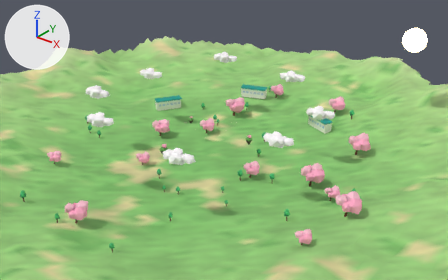
Before and after pictures for a commit that changed the glTF model public/models/env_care.glb.
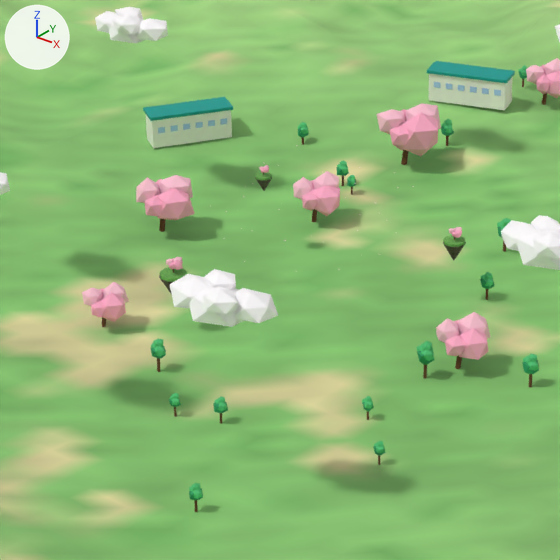
Each version is shown whole from a 50 mm lens placed at (85.7, -100.3, 62.4), pointed at (5.2, 0.3, 0.0), then close up on the part from 25% to 63% of the width and 24% to 84% of the height. The axes (+X, +Y, +Z) are drawn at upper left. The lights are the same throughout. The last two pictures show the newer version. Where no turn or scale is listed for an object, it has been applied to the vertices. Vertices at exactly the same position are counted once.

In view in the first close-up: 'env_bark', 'env_cloud', 'env_grass', 'env_leaf', 'env_leaf_dark', 'env_rock', 'env_roof_t', 'env_sakura', 'env_sakura2', 'env_terrain_vc', 'env_wall' and 1 more.
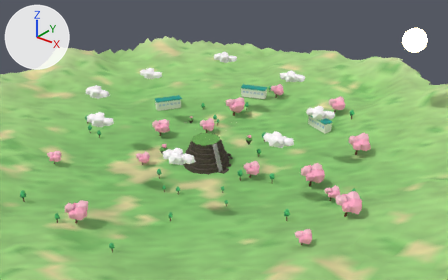
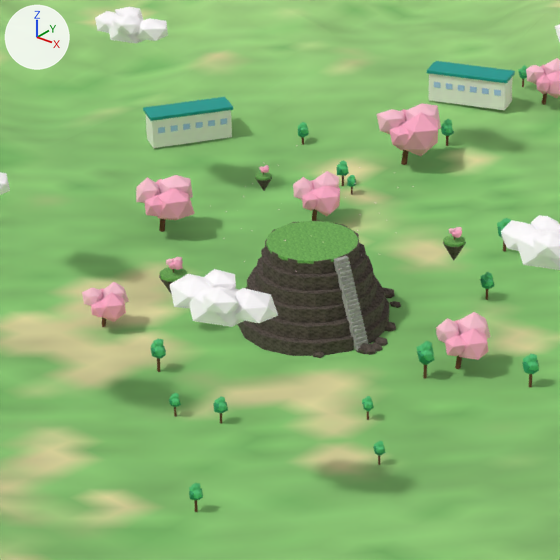
What differs and where, as boxes [x1, y1, x2, y2] in the close-ups (560 x 560 px):
'env_rock', reshaped, moved (56% taller): before [159, 177, 466, 293]; after [159, 177, 466, 358]
'env_concrete', added: after [333, 256, 368, 351]
part 1 of me_cylinder_026, added (green): after [266, 221, 359, 264]
part 2 of me_cone, added: after [265, 220, 359, 275]
part 3 of me_cone, added (brown): after [261, 243, 367, 291]
part 4 of me_cone, added: after [255, 256, 373, 307]
part 5 of me_cone, added: after [247, 267, 377, 323]
part 6 of me_cone, added: after [246, 279, 385, 340]
part 7 of me_cone, added: after [238, 298, 389, 356]
part 8 of me_cone, added: after [313, 321, 396, 358]
part 9 of me_cone, added: after [383, 287, 401, 308]

The change, as a list of edits to the scene's bpy script:
```text
Add img_concrete:
    img_concrete = load_image('concrete', '_unpacked/concrete', 512, 512, 'sRGB')
Add mat_concrete:
    mat_concrete = principled_material('concrete')
    mat_concrete.texture = img_concrete
    mat_concrete.roughness = 0.9
Change me_cylinder_026:
    used by ob_env_grass; location = (-1.58, 0.27, -2.03)
    remove me_cylinder_026.from_pydata(...)  # 54 vertices, 96 faces; spans x -8.9..8.9, y -8.8..8.8, z -1.1..1.1
    add me_cylinder_026.from_pydata(...)  # 86 vertices, 156 faces; spans x -8.9..8.9, y -8.8..8.8, z -1.1..1.1
    me_cylinder_026 part 1: a new loose piece, a 16-sided cylinder along z spanning x -1.74..4.89, y -3.59..3.05, z 0.58..0.81, in mat_grass (picture img_grass)
Change me_cone:
    used by ob_env_rock; location = (-1.57, 0.21, -2.97)
    remove me_cone.from_pydata(...)  # 54 vertices, 96 faces; spans x -8.9..8.9, y -8.8..8.8, z -1.9..1.9
    add me_cone.from_pydata(...)  # 384 vertices, 676 faces; spans x -8.9..8.9, y -8.8..8.8, z -3.4..3.4
    me_cone part 2: a new loose piece, an 11-sided cylinder along z spanning x -1.8..5.0, y -3.4..3.3, z 2.2..3.3, in mat_rock (picture img_rock)
    me_cone part 3: a new loose piece, a 12-sided cylinder along z spanning x -2.2..5.5, y -4.0..3.7, z 1.1..2.2, in mat_rock (picture img_rock)
    me_cone part 4: a new loose piece, a 13-sided cylinder along z spanning x -2.6..5.9, y -4.3..4.1, z 0.1..1.2, in mat_rock (picture img_rock)
    me_cone part 5: a new loose piece, a 14-sided cylinder along z spanning x -3.1..6.1, y -4.9..4.5, z -1.0..0.1, in mat_rock (picture img_rock)
    me_cone part 6: a new loose piece, a 15-sided cylinder along z spanning x -3.4..6.8, y -5.2..4.9, z -2.1..-1.0, in mat_rock (picture img_rock)
    me_cone part 7: a new loose piece, a 16-sided cylinder along z spanning x -3.9..7.2, y -5.8..5.3, z -3.1..-2.0, in mat_rock (picture img_rock)
    me_cone part 8: 72 vertices added at x 4.9..8.5, y -4.6..2.5, z -3.4..-2.5
    me_cone part 9: 60 vertices added at x -2.3..5.4, y 3.6..6.8, z -3.4..-2.5
    other edits to the shape of me_cone do not show in these pictures
Add me_cube_042:
    me_cube_042.from_pydata(...)  # 1232 vertices, 2376 faces; spans x -1.51..1.51, y -0.83..0.83, z -3.08..3.08
    me_cube_042.materials.append(mat_concrete)  # picture img_concrete
Change ob_env_rock:
    ob_env_rock.location: (-1.57, 0.21, -2.97) -> (-1.57, 0.21, -4.51)
Add ob_env_concrete:
    ob_env_concrete = bpy.data.objects.new('env_concrete', me_cube_042)
    ob_env_concrete.location = (4.49, -1.15, -4.33)
```
